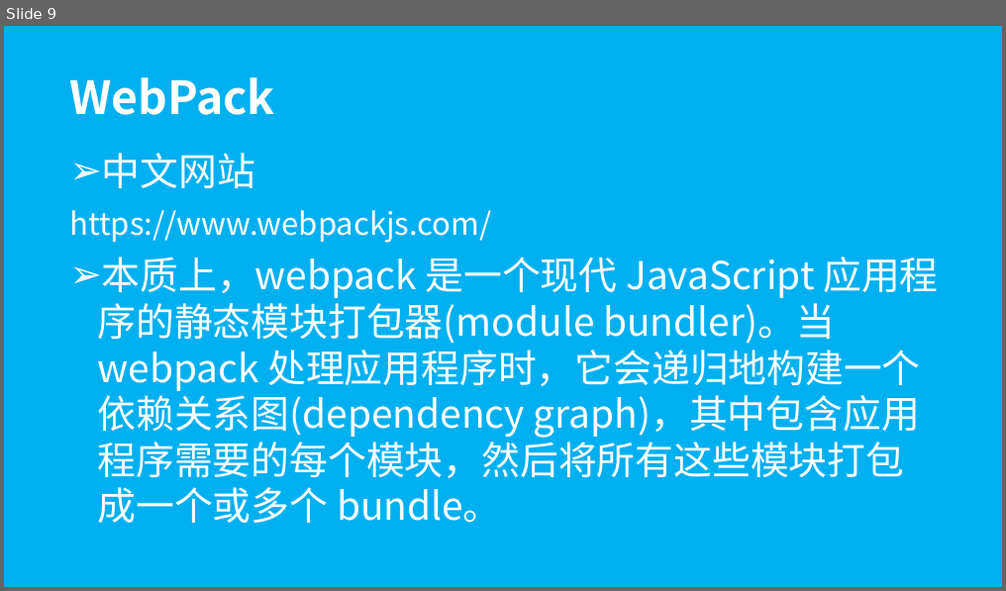
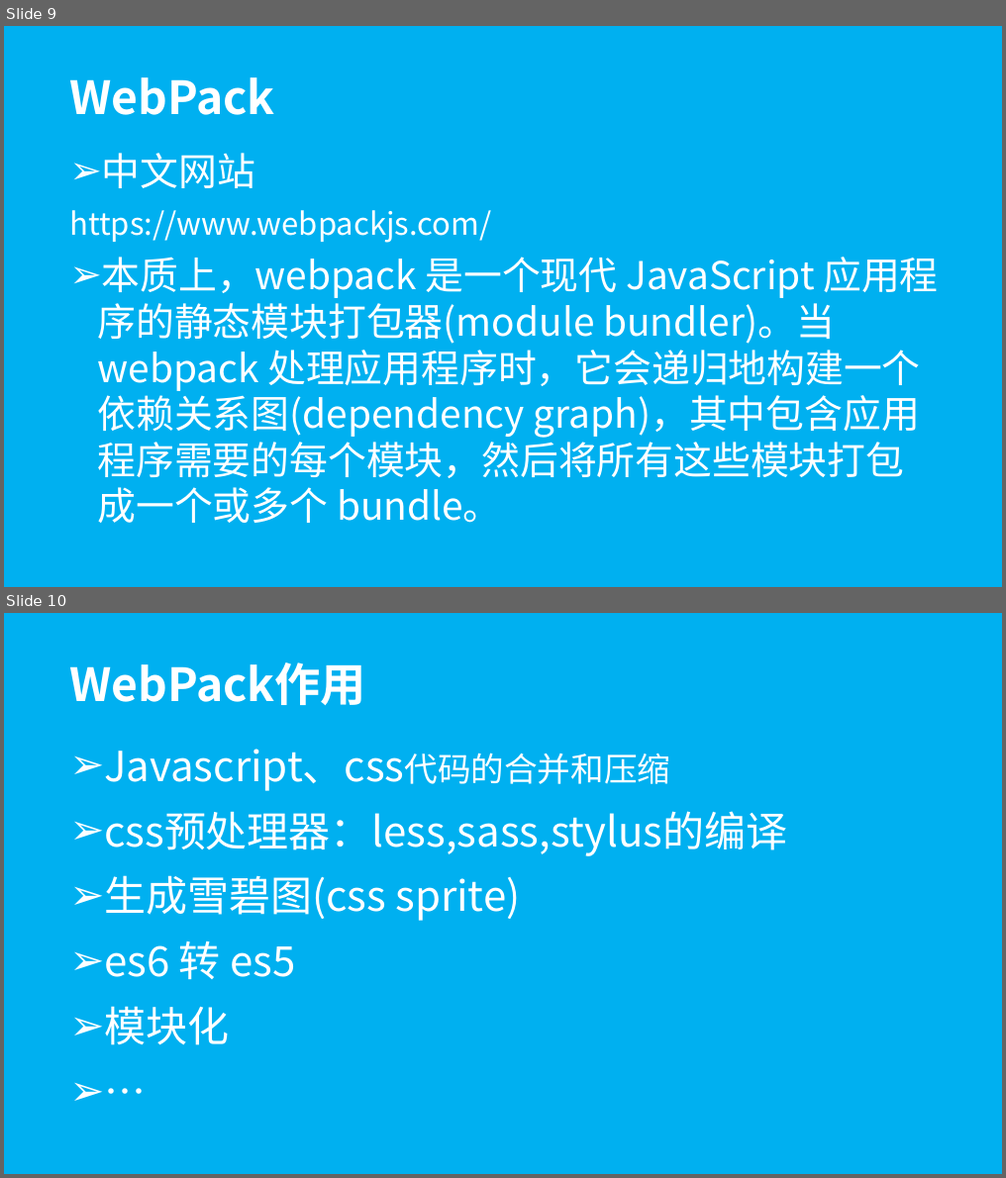
Before and after one commit to wugenshui/ppt, a slide deck: vue-webpack/vue-webpack.pptx. Shown one above the other, each under a label of ours: slide 9 before the commit, slides 9 and 10 after it. The pictures are 1006x591 and 1006x1178 pixels, drawn with LibreOffice and Linux fonts; fonts in the diff are those of the drawing. Boxes give left, top, right and bottom in pixels: in the first picture for what was removed or moved away, otherwise in the second. Text is boxed around its words. In the diff, an @@ line names an element or a change of style, - is before the commit and + after.

```diff
--- a/vue-webpack/vue-webpack.pptx
+++ b/vue-webpack/vue-webpack.pptx
@@ slide 10 added at <box>4,613,1002,1174</box>, background #00B0F0 @@
@@ title added at <box>69,663,366,705</box>, 44 pt, text #FFFFFF, bold @@
+WebPack作用
@@ subtitle added at <box>104,749,787,1046</box>, 40 pt, text #FFFFFF @@
+➢ Javascript、css代码的合并和压缩
+➢ css预处理器：less,sass,stylus的编译
+➢ 生成雪碧图(css sprite)
+➢ es6 转 es5
+➢ 模块化
+➢ …
```
Also in this commit, not shown: 2 other files.
